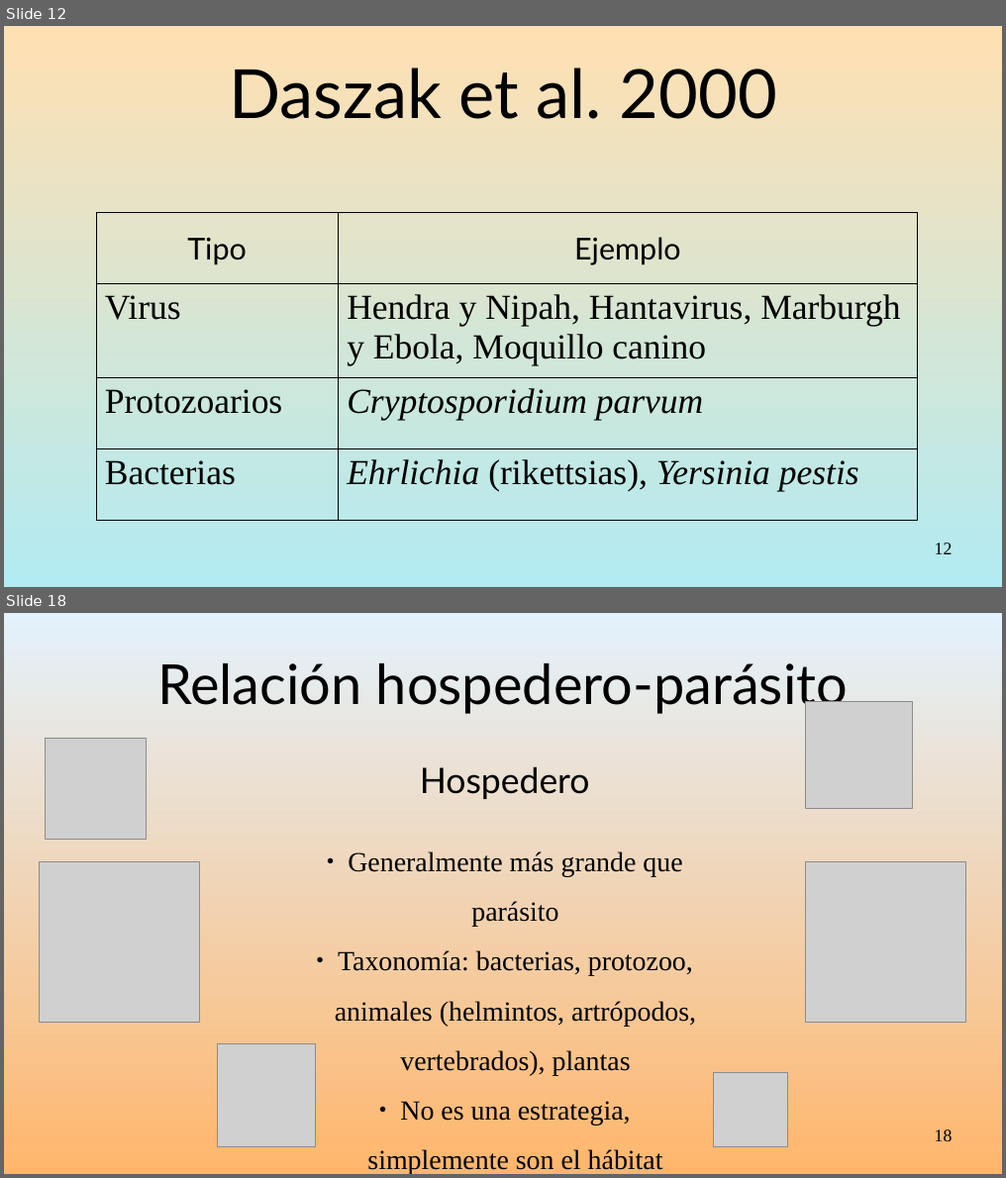
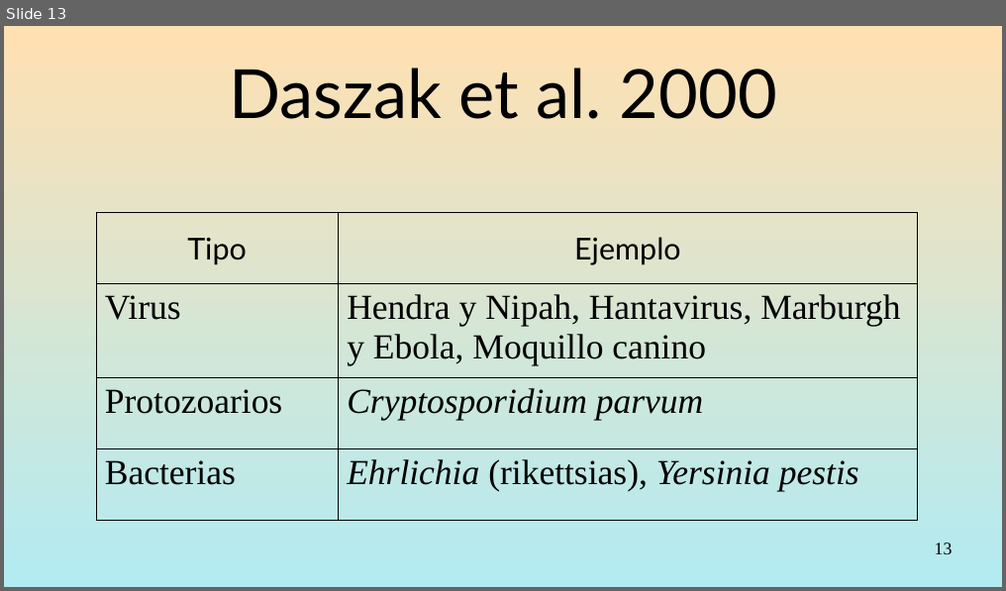
Before and after one commit to gerardommc/Medicina-Cons, a slide deck: Emergentes.odp. Shown one above the other, each under a label of ours: slides 12 and 18 before the commit, slide 13 after it; the slides between them are not shown. The pictures are 1006x1178 and 1006x591 pixels, drawn with LibreOffice and Linux fonts; fonts in the diff are those of the drawing; grey boxes stand for pictures. Boxes give left, top, right and bottom in pixels: in the first picture for what was removed or moved away, otherwise in the second. Text is boxed around its words. In the diff, an @@ line names an element or a change of style, - is before the commit and + after.

```diff
--- a/Emergentes.odp
+++ b/Emergentes.odp
@@ slide 18 removed at (4, 613, 1002, 1174), background gradient #E3F2FD to #FFB66C @@
@@ title removed at (157, 663, 847, 714) @@
-Relación hospedero-parásito
@@ picture removed at (806, 702, 913, 809) @@
@@ picture removed at (45, 738, 147, 840) @@
@@ text removed at (335, 766, 696, 1174) @@
-Hospedero
-● Generalmente más grande que parásito
-● Taxonomía: bacterias, protozoo, animales (helmintos, artrópodos, vertebrados), plantas
-● No es una estrategia, simplemente son el hábitat
@@ picture removed at (40, 862, 200, 1023) @@
@@ picture removed at (806, 862, 966, 1023) @@
@@ picture removed at (218, 1044, 316, 1149) @@
@@ picture removed at (714, 1073, 788, 1148) @@
@@ page number removed at (935, 1130, 952, 1142) @@
-18
@@ what was slide 12 is now slide 13 @@
@@ page number at (935, 543, 952, 555): text changed @@
-12
+13
```
Also in this commit, not shown: 8 slides added, 17 other slides removed, 6 other files.
